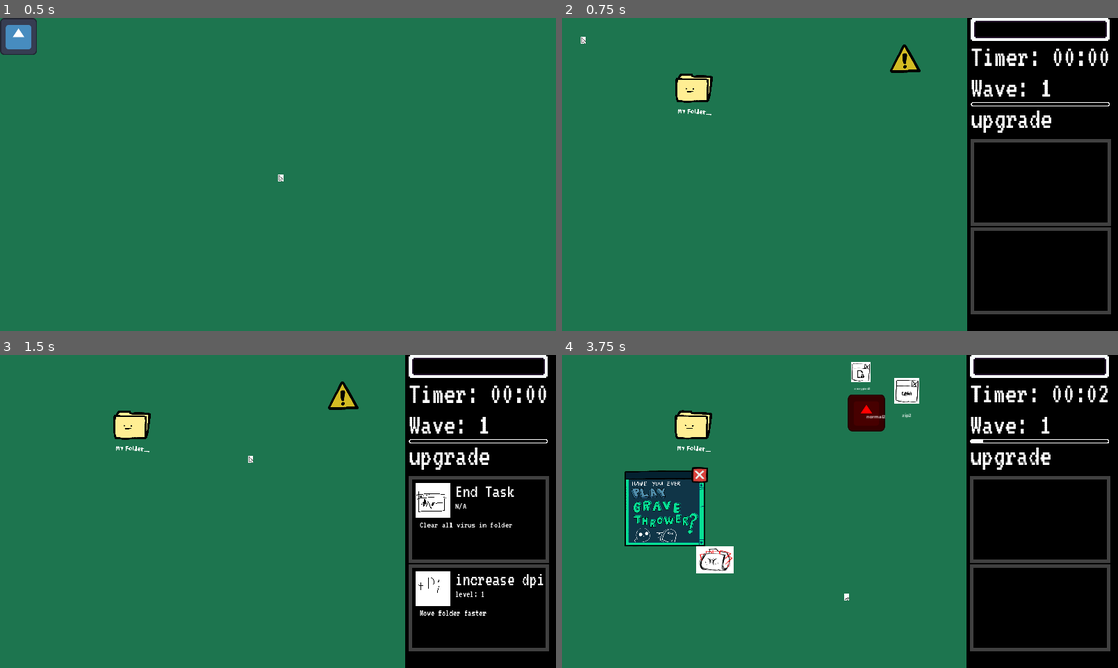
Above: before the commit, frames 1-4 (two rows, left to right).
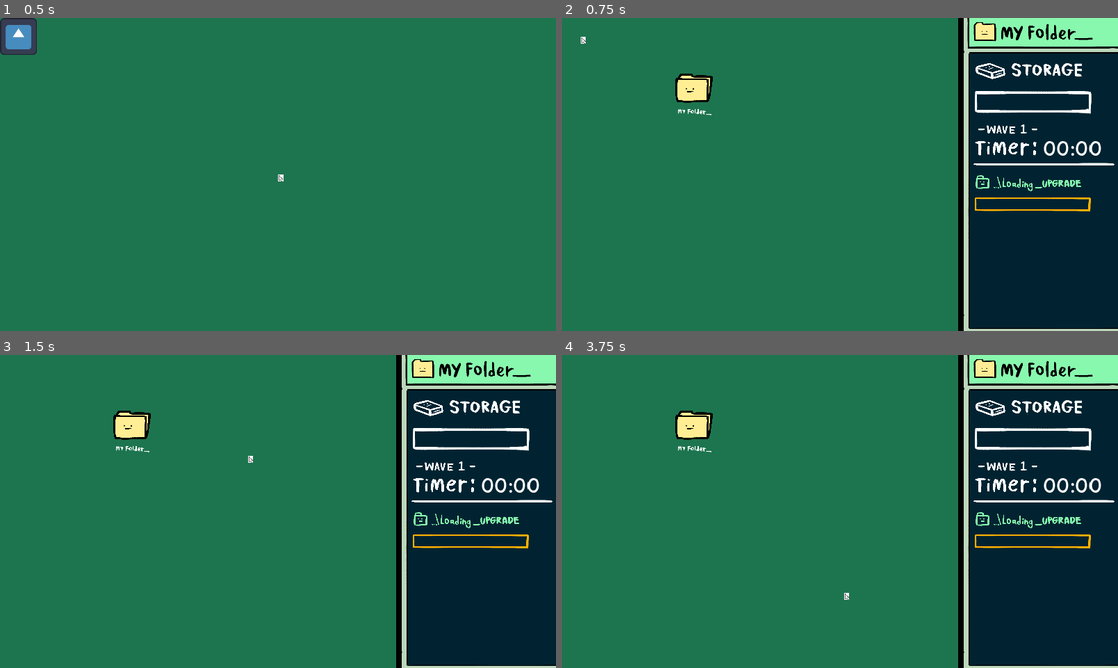
Above: after the commit, the same moments.

Repository: icheft524/Folder-Brawler
Game: Godot game, scene res://menu.tscn
Same seed, same stepped clock (60 frames per second), same inputs: the game is played once before the commit and once after it. The engine's default icon, where the game draws it, is replaced by a stand-in: a white triangle on a blue panel in a dark square.
Inputs (mouse positions are in pixels of both pictures, inside the frame that each line leads up to):
- Up to frame 1 (0.5 s): no input
- Up to frame 2 (0.75 s): click (578, 36) at 0.5 s
- Up to frame 3 (1.5 s): tap Enter (ui_accept) at 1.25 s; drag from (133, 423) to (478, 520) at 1.27 s
- Up to frame 4 (3.75 s): drag from (906, 398) to (695, 423) at 2.02 s; move the mouse to (895, 411) at 2.77 s; click (895, 411) at 2.85 s; drag from (745, 630) to (1040, 520) at 3.52 s

Frame 1 is identical in both runs. In frame 2, 28% of the frame differs, in the area x 59-100%, y 0-100%; in frame 3, 28%; in frame 4, 34%, in the area x 11-100%, y 0-100%.
Error after the commit: Attempt to call function 'get_children' in base 'null instance' on a null instance. (res://folder/folder.gd:241)

Commit message:
hud

Diff:
--- a/hud.gd
+++ b/hud.gd
@@ -1,7 +1,7 @@
 extends Control
 
 @onready var player = global.target
-@onready var wavebar = $"wavebar"
+@onready var wavebar = $upgrade/wavebar
 
 var secs = 0
 var mins = 0
@@ -13,7 +13,7 @@
 var wave6 = true
 
 func _ready():
-	$VBoxContainer/wave.text = "Wave: " + str(1)
+	$wave.text = str(1)
 	pass # Replace with function body.
 
 
@@ -21,27 +21,27 @@
 func _process(delta):
 	secs = fmod(global.time,60)
 	mins = fmod(global.time,60*60) / 60
-	$VBoxContainer/capacity.value = player.capacity
-	$VBoxContainer/capacity.max_value = player.max_capacity
-	$VBoxContainer/time.text = "Timer: %02d:%02d" % [mins,secs]
+	$capacity.value = player.capacity
+	$capacity.max_value = player.max_capacity
+	$time.text = "%02d:%02d" % [mins,secs]
 	if global.time == 22 and wave2: #wave2
-		$VBoxContainer/wave.text = "Wave: " + str(2)
+		$wave.text = str(2)
 		wavebar.max_value = 47-22
 		wave2 = false
 	if global.time == 47 and wave3: #wave3
-		$VBoxContainer/wave.text = "Wave: " + str(3)
+		$wave.text = str(3)
 		wavebar.max_value = 72-47
 		wave3 = false
 	if global.time == 72 and wave4: #wave4
-		$VBoxContainer/wave.text = "Wave: " + str(4)
+		$wave.text = str(4)
 		wavebar.max_value = 97-72
 		wave4 = false
 	if global.time == 97 and wave5: #wave5
-		$VBoxContainer/wave.text = "Wave: " + str(5)
+		$wave.text = str(5)
 		wavebar.max_value = 132-97
 		wave5 = false
 	if global.time == 132 and wave6: #wave6
-		$VBoxContainer/wave.text = "Wave: " + str(5)
+		$wave.text = str(5)
 		wavebar.max_value = 1
 		wave6 = false
 
--- a/hud.tscn
+++ b/hud.tscn
@@ -1,13 +1,15 @@
-[gd_scene load_steps=9 format=3 uid="uid://jxmqkfjngr0t"]
+[gd_scene load_steps=11 format=3 uid="uid://jxmqkfjngr0t"]
 
 [ext_resource type="Script" path="res://hud.gd" id="1_xgmhb"]
-[ext_resource type="FontFile" uid="uid://cnj24b0oilxro" path="res://font/VT323-Regular.ttf" id="2_atgct"]
-[ext_resource type="Texture2D" uid="uid://b0jip4121vgqx" path="res://art/progressbar.png" id="2_ymftb"]
-[ext_resource type="Texture2D" uid="uid://d5vm0t7puy67" path="res://art/progressbarin.png" id="3_3a5yf"]
+[ext_resource type="Texture2D" uid="uid://d0casm37k6imv" path="res://art/ui/capbar.png" id="2_1vdmh"]
+[ext_resource type="Texture2D" uid="uid://dqss27eth3l6w" path="res://art/ui/capbarfull.png" id="3_h1aji"]
+[ext_resource type="FontFile" uid="uid://d18t2v5iyh0jv" path="res://font/Itim-Regular.ttf" id="4_k1ifu"]
+[ext_resource type="Texture2D" uid="uid://bq6sa5ijln12a" path="res://art/ui/loadingupgrade.png" id="5_q2ntr"]
 [ext_resource type="PackedScene" uid="uid://c7n7l7u22qa23" path="res://folder/upgrade/itemoption.tscn" id="5_y3dkf"]
 [ext_resource type="Texture2D" uid="uid://ruyi5641qddi" path="res://folder/upgrade/update.png" id="6_rkqmt"]
-[ext_resource type="Texture2D" uid="uid://4bp3f5mp1w0m" path="res://folder/upgrade/updatebar.png" id="7_xw1c6"]
-[ext_resource type="Texture2D" uid="uid://b3plh5exwuymd" path="res://folder/upgrade/updatebar_full.png" id="8_lywbj"]
+[ext_resource type="Texture2D" uid="uid://ebxvqfdfoetx" path="res://art/ui/upgradebarempty.png" id="8_aef0s"]
+[ext_resource type="Texture2D" uid="uid://cf6bij5ienwoi" path="res://art/ui/rightui.png" id="9_dr005"]
+[ext_resource type="Texture2D" uid="uid://bklyq2gfwsb4k" path="res://art/ui/upgradebarfull.png" id="9_s1n14"]
 
 [node name="hud" type="Control"]
 z_index = 10
@@ -19,65 +21,80 @@
 grow_vertical = 2
 script = ExtResource("1_xgmhb")
 
-[node name="VBoxContainer" type="VBoxContainer" parent="."]
-layout_mode = 0
-offset_right = 40.0
-offset_bottom = 40.0
-
-[node name="capacity" type="TextureProgressBar" parent="VBoxContainer"]
+[node name="capacity" type="TextureProgressBar" parent="."]
 texture_filter = 1
 layout_mode = 2
+offset_left = 55.0
+offset_top = 251.0
+offset_right = 479.0
+offset_bottom = 336.0
 max_value = 10.0
-texture_over = ExtResource("2_ymftb")
-texture_progress = ExtResource("3_3a5yf")
+texture_over = ExtResource("2_1vdmh")
+texture_progress = ExtResource("3_h1aji")
 
-[node name="time" type="Label" parent="VBoxContainer"]
+[node name="time" type="Label" parent="."]
 texture_filter = 1
 layout_mode = 2
-theme_override_fonts/font = ExtResource("2_atgct")
-theme_override_font_sizes/font_size = 100
+offset_left = 292.0
+offset_top = 398.0
+offset_right = 550.0
+offset_bottom = 501.0
+theme_override_fonts/font = ExtResource("4_k1ifu")
+theme_override_font_sizes/font_size = 75
 text = "time"
 vertical_alignment = 1
 
-[node name="wave" type="Label" parent="VBoxContainer"]
+[node name="wave" type="Label" parent="."]
 texture_filter = 1
 layout_mode = 2
-theme_override_fonts/font = ExtResource("2_atgct")
-theme_override_font_sizes/font_size = 100
-text = "wave"
+offset_left = 213.0
+offset_top = 332.0
+offset_right = 285.0
+offset_bottom = 435.0
+theme_override_fonts/font = ExtResource("4_k1ifu")
+theme_override_font_sizes/font_size = 50
+text = "1"
 vertical_alignment = 1
 
-[node name="upgrade" type="Label" parent="."]
-process_mode = 2
-texture_filter = 1
-layout_mode = 2
-offset_top = 298.0
-offset_right = 480.0
-offset_bottom = 401.0
-theme_override_fonts/font = ExtResource("2_atgct")
-theme_override_font_sizes/font_size = 100
-text = "upgrade"
-vertical_alignment = 1
-
-[node name="list" type="VBoxContainer" parent="upgrade"]
+[node name="list" type="VBoxContainer" parent="."]
 layout_mode = 1
 anchors_preset = -1
 anchor_top = 1.165
 anchor_bottom = 1.165
-offset_top = 0.00498962
-offset_right = 482.0
-offset_bottom = 300.005
+offset_left = 55.0
+offset_top = -715.0
+offset_right = 538.0
+offset_bottom = -41.965
 
-[node name="itemoption" parent="upgrade/list" instance=ExtResource("5_y3dkf")]
+[node name="itemoption" parent="list" instance=ExtResource("5_y3dkf")]
 layout_mode = 2
 
-[node name="itemoption2" parent="upgrade/list" instance=ExtResource("5_y3dkf")]
+[node name="itemoption2" parent="list" instance=ExtResource("5_y3dkf")]
 layout_mode = 2
+
+[node name="upgrade" type="TextureRect" parent="."]
+process_mode = 2
+texture_filter = 1
+layout_mode = 2
+offset_left = 55.0
+offset_top = 540.0
+offset_right = 458.0
+offset_bottom = 602.0
+texture = ExtResource("5_q2ntr")
+
+[node name="wavebar" type="TextureProgressBar" parent="upgrade"]
+texture_filter = 1
+layout_mode = 2
+offset_top = 72.235
+offset_right = 483.0
+offset_bottom = 134.235
+max_value = 22.0
+texture_over = ExtResource("8_aef0s")
+texture_progress = ExtResource("9_s1n14")
 
 [node name="update" type="TextureRect" parent="upgrade"]
 visible = false
 texture_filter = 1
-layout_mode = 0
 offset_left = 300.0
 offset_top = 27.0
 offset_right = 478.0
@@ -85,12 +102,8 @@
 texture = ExtResource("6_rkqmt")
 expand_mode = 1
 
-[node name="wavebar" type="TextureProgressBar" parent="."]
-texture_filter = 1
-layout_mode = 0
-offset_top = 290.0
-offset_right = 480.0
-offset_bottom = 306.0
-max_value = 22.0
-texture_over = ExtResource("7_xw1c6")
-texture_progress = ExtResource("8_lywbj")
+[node name="ui" type="Sprite2D" parent="."]
+z_index = -1
+position = Vector2(276, 547)
+scale = Vector2(0.57, 0.57)
+texture = ExtResource("9_dr005")
--- a/main.tscn
+++ b/main.tscn
@@ -158,6 +158,15 @@
 enemy_num = 1
 enemy_spawn_delay = 2
 
+[sub_resource type="Resource" id="Resource_1q1cm"]
+script = ExtResource("4_ojwon")
+name = "boss"
+time_start = 135
+time_end = 136
+enemy = ExtResource("13_15cqn")
+enemy_num = 1
+enemy_spawn_delay = 1
+
 [node name="main" type="Node2D"]
 
 [node name="upgrade" parent="." instance=ExtResource("9_avn3k")]
@@ -172,7 +181,7 @@
 position = Vector2(458, 239)
 
 [node name="enemy_spawner" parent="." instance=ExtResource("2_1umsp")]
-spawns = Array[ExtResource("4_ojwon")]([SubResource("Resourc …(434 unchanged characters)… e_2r7ty"), SubResource("Resource_u05jr")])
+spawns = Array[ExtResource("4_ojwon")]([SubResource("Resourc …(434 unchanged characters)… e_2r7ty"), SubResource("Resource_u05jr"), SubResource("Resource_1q1cm")])
 
 [node name="adsSpawner" parent="." instance=ExtResource("3_31pho")]
 
@@ -186,19 +195,18 @@
 
 [node name="hud" parent="." instance=ExtResource("10_02sxe")]
 z_index = 8
-offset_left = 1412.0
-offset_right = 1412.0
+offset_left = 1369.0
+offset_top = -1.0
+offset_right = 1369.0
+offset_bottom = -1.0
 
 [node name="ColorRect2" type="ColorRect" parent="."]
 z_index = 7
-offset_left = 1400.0
-offset_right = 2155.0
+offset_left = 1920.0
+offset_right = 2675.0
 offset_bottom = 1133.0
 color = Color(0, 0, 0, 1)
 
 [node name="cam" parent="." instance=ExtResource("12_0wdna")]
 process_mode = 3
 anchor_mode = 0
-
-[node name="boss" parent="." instance=ExtResource("13_15cqn")]
-position = Vector2(1184, 151)
Binary file added: art/ui/capbar.png
Not shown, added: art/ui/capbar.png.import
Binary file added: art/ui/capbarfull.png
Not shown, added: art/ui/capbarfull.png.import
Binary file added: art/ui/loadingupgrade.png
Not shown, added: art/ui/loadingupgrade.png.import
Binary file added: art/ui/rightui.png
Not shown, added: art/ui/rightui.png.import
Binary file added: art/ui/upgradebarempty.png
Not shown, added: art/ui/upgradebarempty.png.import
Binary file added: art/ui/upgradebarfull.png
Not shown, added: art/ui/upgradebarfull.png.import
(and 3 more such lines)
